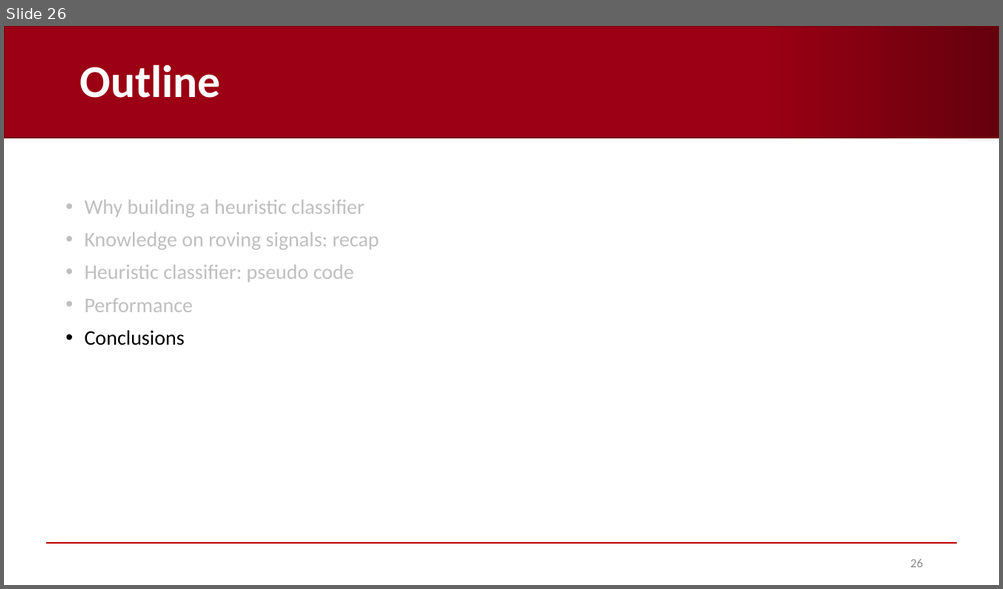
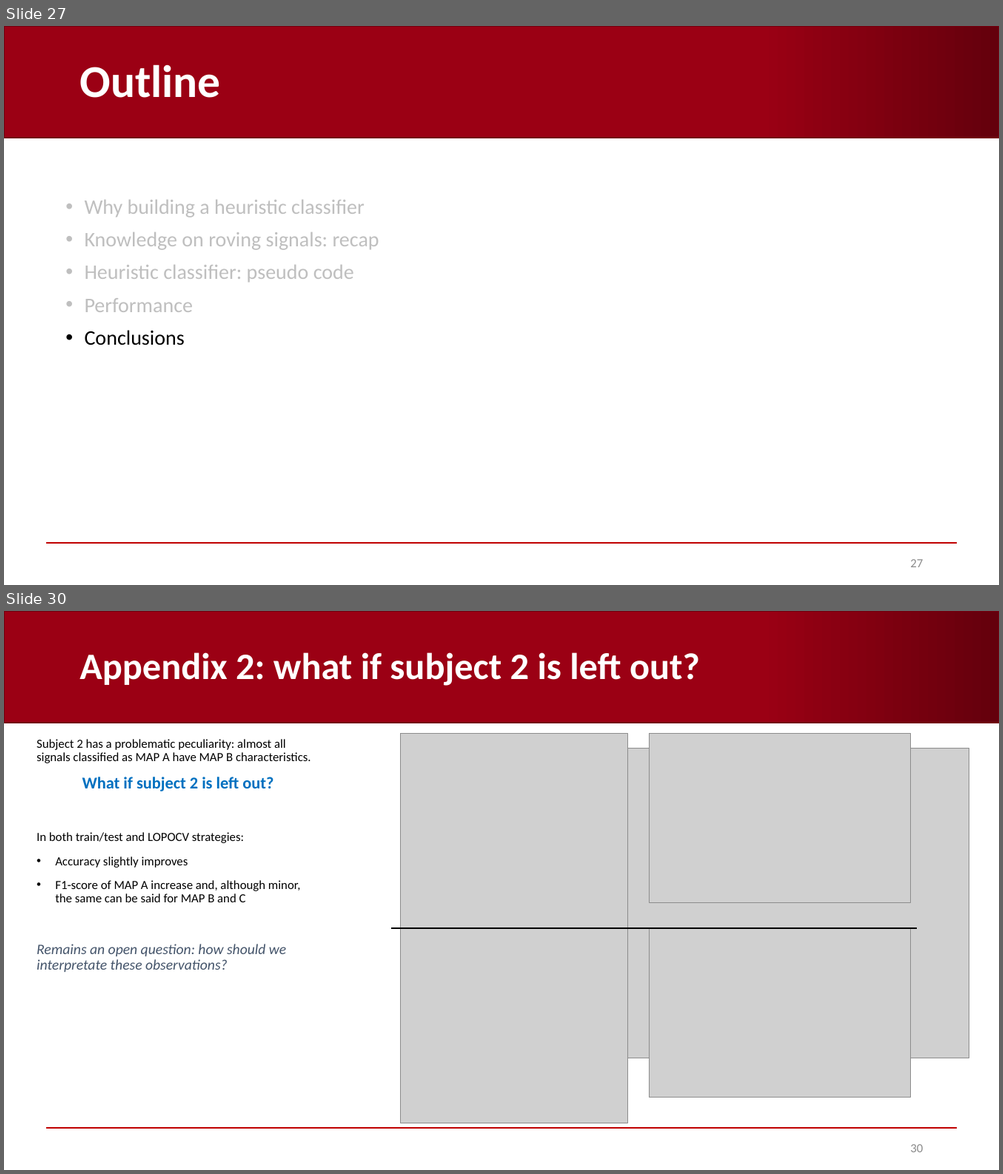
Before and after one commit to AndreaCorrado00/Tesi_magistrale_Corrado_Andrea, a slide deck: Documentation/5. Heuristic classifier.pptx. Shown one above the other, each under a label of ours: slide 26 before the commit, slides 27 and 30 after it; the slides between them are not shown. The pictures are 1003x589 and 1003x1174 pixels, drawn with LibreOffice and Linux fonts; fonts in the diff are those of the drawing; grey boxes stand for pictures; background and template pictures are left out. Boxes give left, top, right and bottom in pixels: in the first picture for what was removed or moved away, otherwise in the second. Text is boxed around its words. In the diff, an @@ line names an element or a change of style, - is before the commit and + after.

```diff
--- a/Documentation/5. Heuristic classifier.pptx
+++ b/Documentation/5. Heuristic classifier.pptx
@@ slide 30 added at [4, 611, 999, 1170], background #FFFFFF; not listed: 2 template elements that a slide beside it also shows @@
@@ title added at [79, 652, 700, 686], 36 pt, text #FFFFFF, bold @@
+Appendix 2: what if subject 2 is left out?
@@ text added at [37, 739, 311, 972], 12 pt, text #000000 @@
+Subject 2 has a problematic peculiarity: almost all signals classified as MAP A have MAP B characteristics.
+What if subject 2 is left out?
+In both train/test and LOPOCV strategies:
+• Accuracy slightly improves
+• F1-score of MAP A increase and, although minor, the same can be said for MAP B and C
+Remains an open question: how should we interpretate these observations?
@@ picture added at [418, 749, 970, 1059] @@
@@ group added at [391, 733, 916, 1124]: 4 pictures, 1 line @@
@@ page number added at [910, 1145, 922, 1153], 12 pt, text #8C8C8C @@
+30
@@ what was slide 26 is now slide 27 @@
@@ page number at [910, 560, 922, 568]: text changed @@
-26
+27
```
Also in this commit, not shown: 3 slides changed, 3 other slides added, 2 other files.
